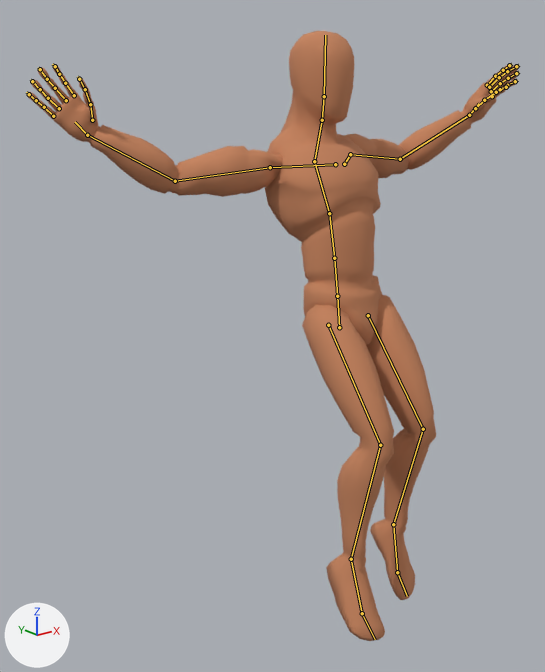
The Blender file rigs/human/locomotion/animation-human-freefall.blend as it was, and as the next commit left it.
One viewpoint serves both versions: a camera (50 mm lens) standing at (-1.65, -1.66, 1.61) and looking at (-0.17, 0.2, 0.87). Lighting does not change. The marker at lower left points along +X, +Y and +Z. The first picture is the older version. Both versions are drawn at frame 27 of the action 'Freefall'; the numbers are the values there. The bones that change, and the others that lie on the model, are drawn over the model as lines.

Objects in the first picture: 'Mannequin'.
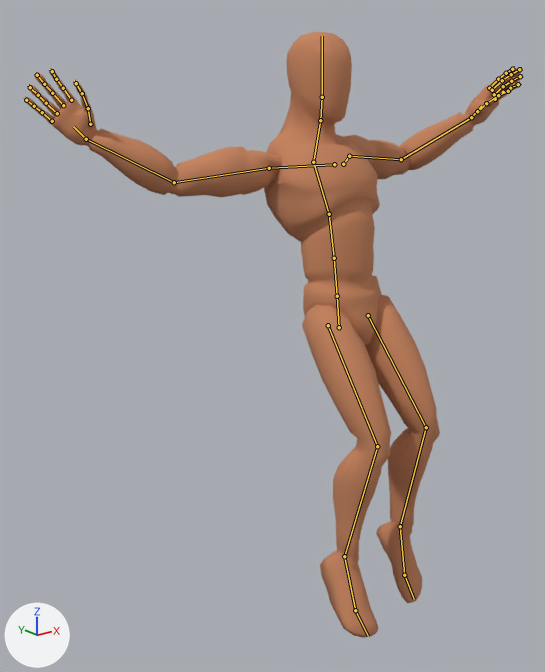
Scene script edits in JSON lines:
```json
{"block": "bone_ctrl_illeg_l", "where": "bone_ctrl_illeg_l = bpy.data.objects['Armature'].pose.bones['CTRL_ILLEG_L']  # child of 'DRV_root'"}
{"op": "set", "path": "bone_ctrl_illeg_l.location", "old": "(0.051, -0.144, 0.088)", "new": "(0.051, -0.173, 0.093)"}
{"op": "set", "path": "bone_ctrl_illeg_l.rotation_quaternion", "old": "(0.894, 0.445, 0.0, 0.0)", "new": "(0.897, 0.439, 0.0, 0.0)", "note": "degrees (53, 0, 0) -> degrees (52, 0, 0)"}
{"block": "bone_ctrl_illeg_r", "where": "bone_ctrl_illeg_r = bpy.data.objects['Armature'].pose.bones['CTRL_ILLEG_R']  # child of 'DRV_root'"}
{"op": "set", "path": "bone_ctrl_illeg_r.location", "old": "(-0.051, -0.219, 0.103)", "new": "(-0.051, -0.187, 0.097)"}
{"block": "bone_ctrl_arm_l", "where": "bone_ctrl_arm_l = bpy.data.objects['Armature'].pose.bones['CTRL_Arm_L']  # child of 'DRV_root'"}
{"op": "set", "path": "bone_ctrl_arm_l.location", "old": "(-0.117, -0.01, -0.155)", "new": "(-0.108, -0.018, -0.152)"}
{"op": "set", "path": "bone_ctrl_arm_l.rotation_quaternion", "old": "(0.753, 0.415, -0.275, -0.423)", "new": "(0.756, 0.427, -0.269, -0.417)", "note": "degrees (60, -4, -61) -> degrees (61, -3, -60)"}
{"block": "bone_ctrl_arm_r", "where": "bone_ctrl_arm_r = bpy.data.objects['Armature'].pose.bones['CTRL_Arm_R']  # child of 'DRV_root'"}
{"op": "set", "path": "bone_ctrl_arm_r.location", "old": "(0.071, 0.37, -0.091)", "new": "(0.059, 0.382, -0.091)"}
{"op": "set", "path": "bone_ctrl_arm_r.rotation_quaternion", "old": "(0.679, 0.154, 0.428, 0.572)", "new": "(0.68, 0.142, 0.425, 0.58)", "note": "degrees (50, 24, 92) -> degrees (49, 24, 92)"}
```

Where the change shows, as pixel boxes [x1, y1, x2, y2] in the pictures (545 x 672 px):
```json
{"object": "Mannequin", "change": "posed", "before": [27, 31, 518, 641], "after": [25, 32, 521, 638]}
```
